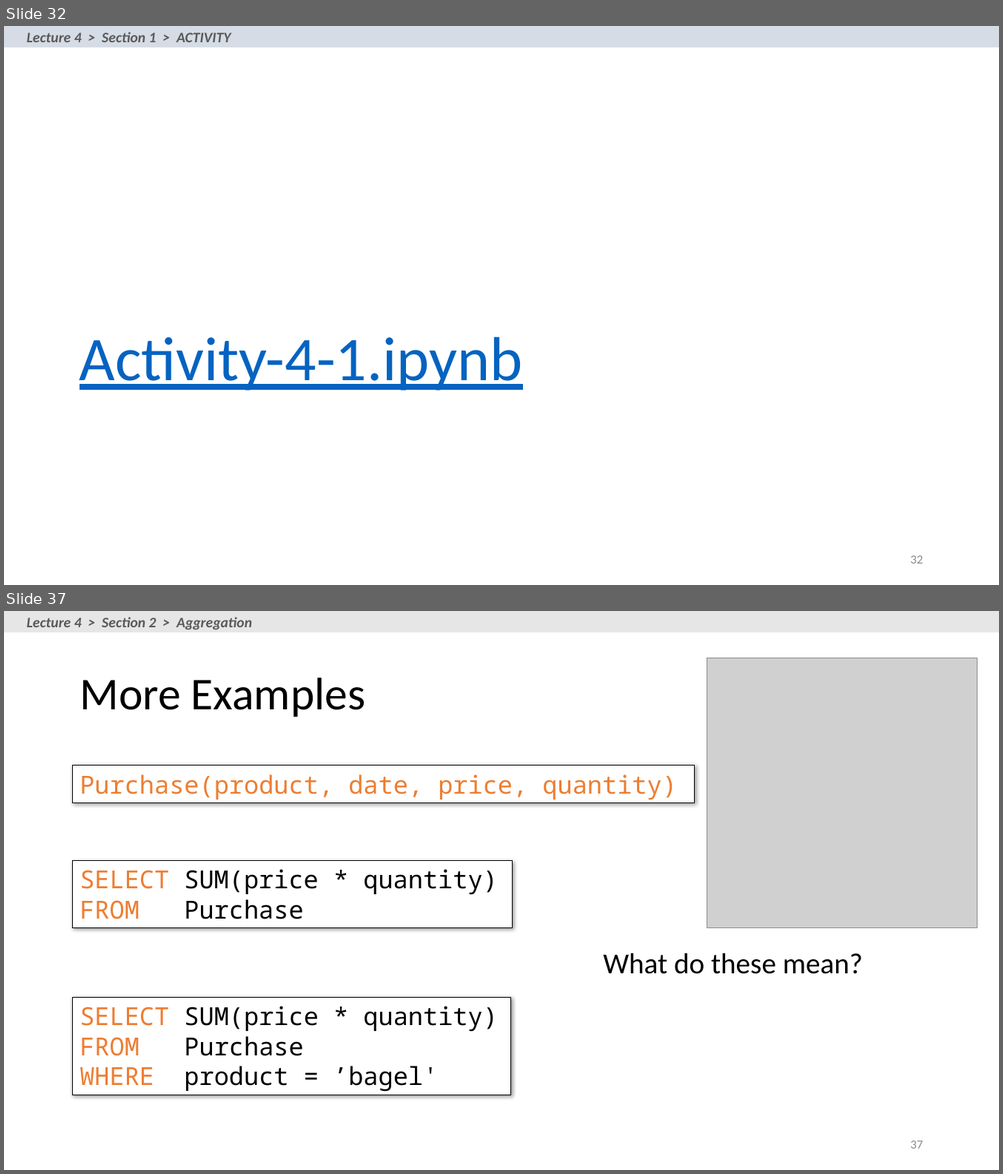
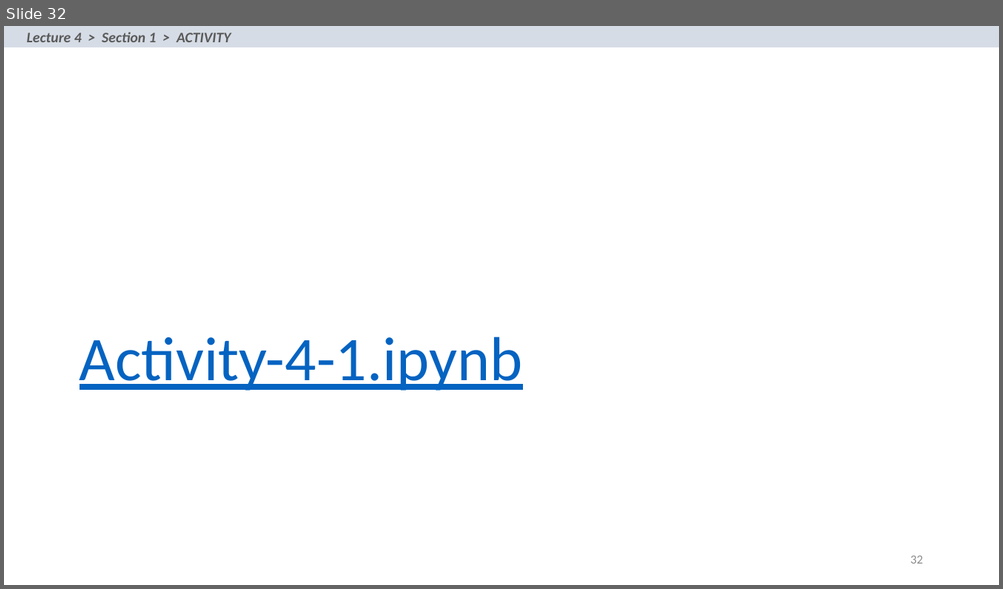
Before and after one commit to yazduni-cs/database-fall2018, a slide deck: lectures/lecture-2-3-4-5/Lecture_4_SQL.pptx. Shown one above the other, each under a label of ours: slides 32 and 37 before the commit, slide 32 after it; the slides between them are not shown. The pictures are 1003x1174 and 1003x589 pixels, drawn with LibreOffice and Linux fonts; fonts in the diff are those of the drawing; grey boxes stand for pictures. Boxes give left, top, right and bottom in pixels: in the first picture for what was removed or moved away, otherwise in the second. Text is boxed around its words. In the diff, an @@ line names an element or a change of style, - is before the commit and + after.

```diff
--- a/lectures/lecture-2-3-4-5/Lecture_4_SQL.pptx
+++ b/lectures/lecture-2-3-4-5/Lecture_4_SQL.pptx
@@ slide 37 removed at (4,611,999,1170), background #FFFFFF @@
@@ rectangle removed at (4,611,999,632) @@
@@ text removed at (27,617,252,630) @@
-Lecture 4 > Section 2 > Aggregation
@@ picture removed at (707,658,978,929) @@
@@ title removed at (79,678,365,717) @@
-More Examples
@@ rectangle removed at (73,766,695,803) @@
-Purchase(product, date, price, quantity)
@@ rectangle removed at (73,861,513,929) @@
-SELECT SUM(price * quantity)
-FROM Purchase
@@ text removed at (603,953,862,974) @@
-What do these mean?
@@ rectangle removed at (73,997,512,1095) @@
-SELECT SUM(price * quantity)
-FROM Purchase
-WHERE product = ’bagel'
@@ page number removed at (910,1141,922,1149) @@
-37
```
Also in this commit, not shown: 1 slide changed, 18 other slides removed, 3 other files.
